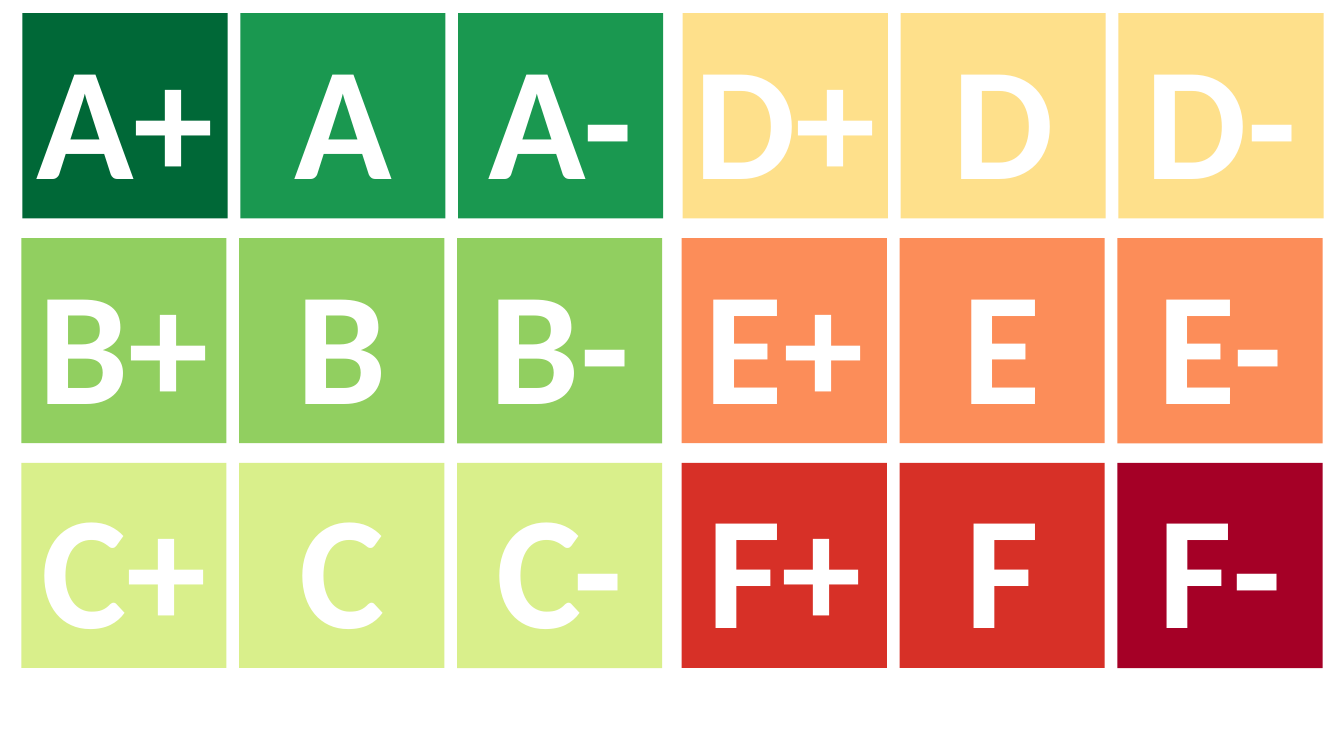
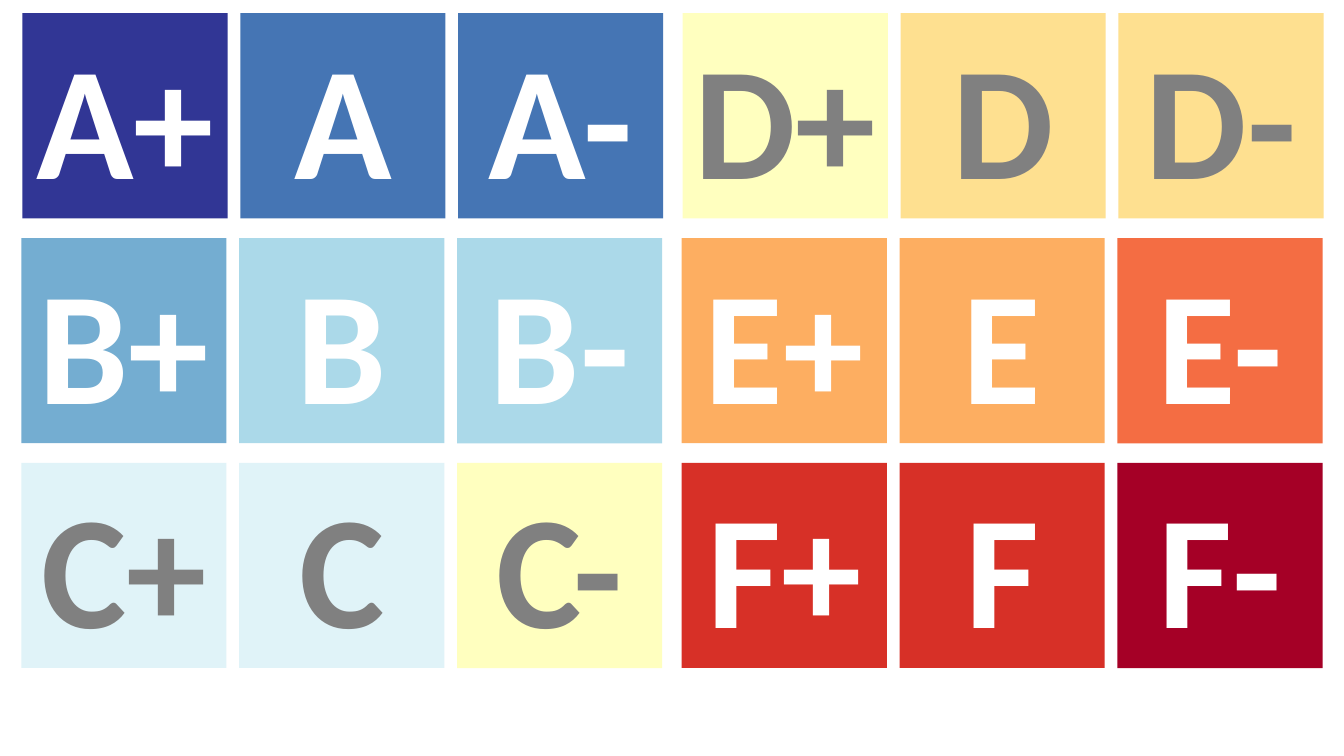
Before and after one commit to creds2/CarbonCalculator, a slide deck: slide 1 of Grades.pptx. Drawn at 1344x756 pixels with LibreOffice and Linux fonts; fonts in the diff are those of the drawing. Boxes give left, top, right and bottom in pixels: in the first picture for what was removed or moved away, otherwise in the second. Text is boxed around its words. In the diff, an @@ line names an element or a change of style, - is before the commit and + after.

Commit message:
update grades

```diff
--- a/Grades.pptx
+++ b/Grades.pptx
@@ rectangle "A+" at (22, 13, 228, 219): fill #006837 to #313695 @@
@@ rectangle "A" at (240, 13, 446, 219): fill #1A9850 to #4575B4 @@
@@ rectangle "A-" at (459, 13, 664, 219): fill #1A9850 to #4575B4 @@
@@ rectangle "D+" at (683, 13, 888, 219): text colour #FFFFFF to #808080; fill #FEE08B to #FFFFBF @@
@@ rectangle "D" at (901, 13, 1107, 219): text colour #FFFFFF to #808080; fill #FEE08B to #FEE090 @@
@@ rectangle "D-" at (1119, 13, 1325, 219): text colour #FFFFFF to #808080; fill #FEE08B to #FEE090 @@
@@ rectangle "B+" at (21, 238, 227, 444): fill #91CF60 to #74ADD1 @@
@@ rectangle "B" at (239, 238, 445, 444): fill #91CF60 to #ABD9E9 @@
@@ rectangle "B-" at (457, 238, 662, 444): fill #91CF60 to #ABD9E9 @@
@@ rectangle "E+" at (682, 238, 887, 444): fill #FC8D59 to #FDAE61 @@
@@ rectangle "E" at (899, 238, 1105, 444): fill #FC8D59 to #FDAE61 @@
@@ rectangle "E-" at (1118, 238, 1324, 444): fill #FC8D59 to #F46D43 @@
@@ rectangle "C+" at (21, 463, 227, 668): text colour #FFFFFF to #808080; fill #D9EF8B to #E0F3F8 @@
@@ rectangle "C" at (239, 463, 445, 668): text colour #FFFFFF to #808080; fill #D9EF8B to #E0F3F8 @@
@@ rectangle "C-" at (457, 463, 662, 668): text colour #FFFFFF to #808080; fill #D9EF8B to #FFFFBF @@
```
